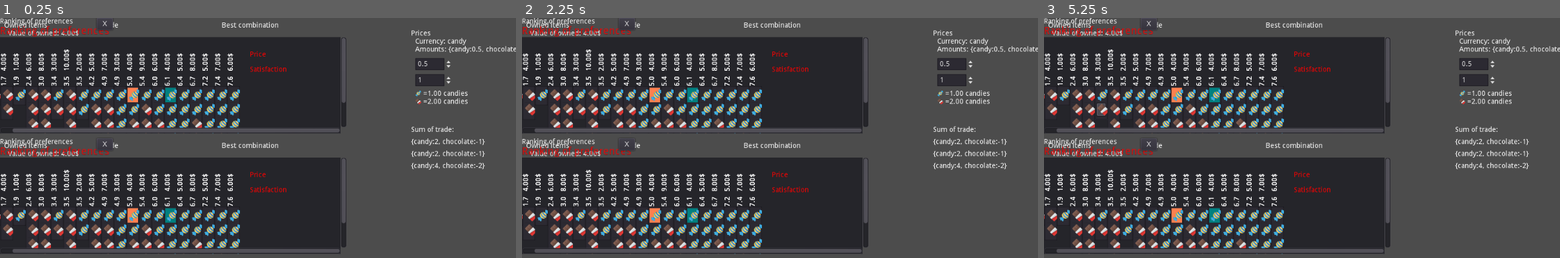
Above: before the commit, frames 1-3 (left to right).
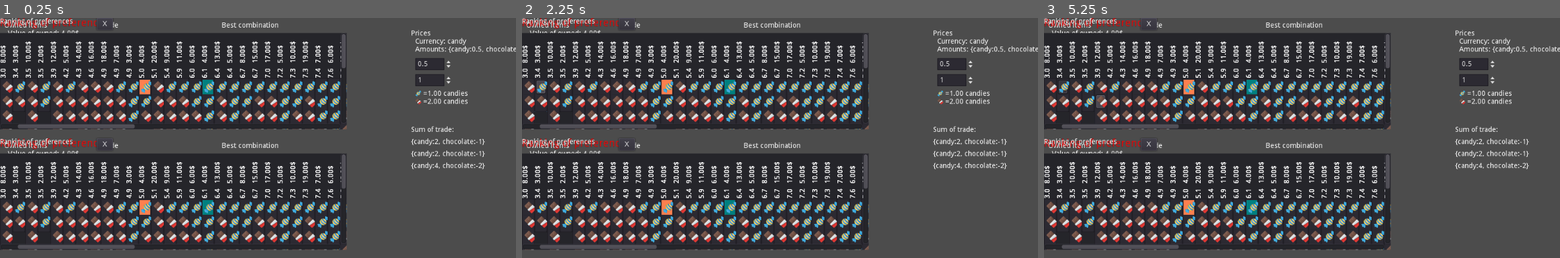
Above: after the commit, the same moments.

Repository: carlostgit/Prices
Game: Godot game, scene res://MainScene.tscn
Two runs of this game, one before a commit and one after it. Both use one fixed random seed, a clock stepped at 60 frames per second and the inputs below. The engine's default icon, where the game draws it, is replaced by a stand-in: a white triangle on a blue panel in a dark square.
Inputs (mouse positions are in pixels of both pictures, inside the frame that each line leads up to):
- Up to frame 1 (0.25 s): no input
- Up to frame 2 (2.25 s): click "+" at 0.5 s; click "+" at 1.25 s; click "-" at 2 s
- Up to frame 3 (5.25 s): click "-" at 2.75 s; click (1069, 68) at 3.52 s; click (1100, 68) at 4.27 s; click (1100, 104) at 5.02 s

The runs differ from the first frame. In frame 1, 24% of the frame differs, in the area x 0-68%, y 0-99%; in frame 2, 24%; in frame 3, 24%.

Commit message:
Aumento el max número de elemntos de las combinaciones a 10, y amplio el tamaño del RankingOfPreferences

Diff:
--- a/CombinationCreator.gd
+++ b/CombinationCreator.gd
@@ -12,9 +12,9 @@
 # Called when the node enters the scene tree for the first time.
 func _ready():
 
-#	print(calculate_combidicts_old(3))
-#
-#	print(calculate_combination_list(3))
+#	print(calculate_combidicts_old(10))
+
+#	print(calculate_combination_list(10))
 
 	pass # Replace with function body.
 
--- a/CombinationItemList.tscn
+++ b/CombinationItemList.tscn
@@ -14,7 +14,7 @@
 }
 
 [node name="Panel" type="Panel" parent="ScrollContainer"]
-margin_right = 700.0
-margin_bottom = 250.0
-rect_min_size = Vector2( 700, 250 )
+margin_right = 2000.0
+margin_bottom = 500.0
+rect_min_size = Vector2( 2000, 500 )
 mouse_filter = 1
--- a/PersonScene.gd
+++ b/PersonScene.gd
@@ -82,7 +82,7 @@
 
 func update_ranking_of_preferences()->void:
 	var combination_creator = CombinationCreator.new() #Pasar mejor esto a auto load, o como estático
-	var combination_list:CombinationList = combination_creator.calculate_combination_list(5)
+	var combination_list:CombinationList = combination_creator.calculate_combination_list(10)
 #	print(combination_list.get_thing_quantity_dict_array())
 
 	var combinations_array:Array = combination_list.get_combinations_array()
--- a/PersonScene.tscn
+++ b/PersonScene.tscn
@@ -330,7 +330,6 @@
 }
 
 [node name="CombinationSatisfaction" parent="RankingOfPreferences" instance=ExtResource( 4 )]
-position = Vector2( 0, 8 )
 
 [node name="LabelTitle" type="Label" parent="RankingOfPreferences"]
 margin_right = 152.0
Not shown: 1 places in MainScene.tscn that only renumber resources
